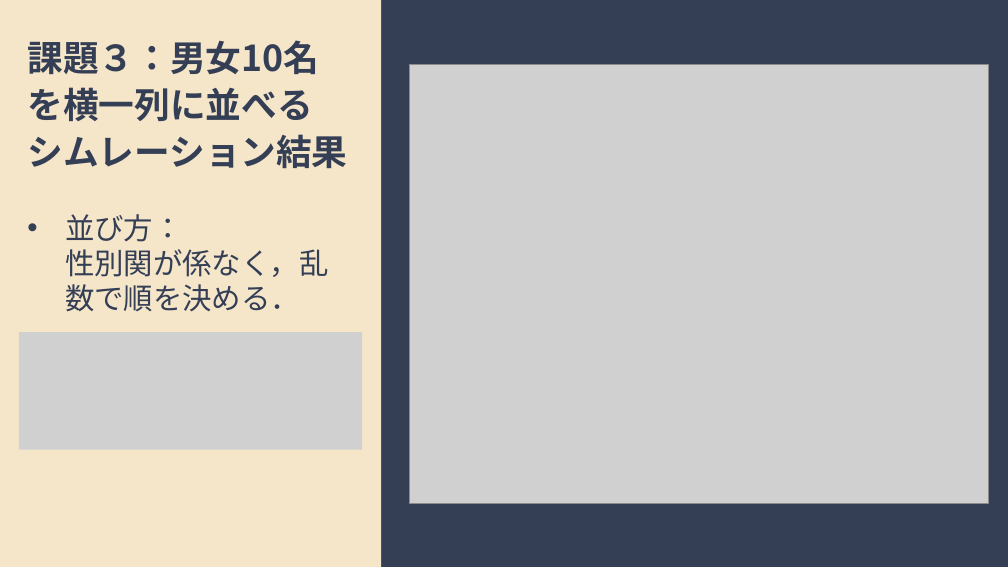
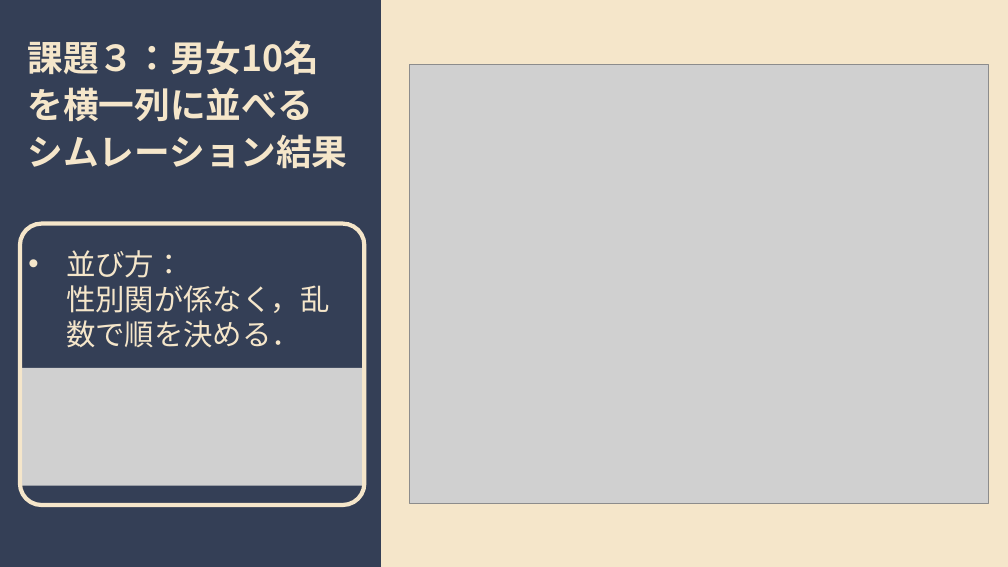
Before and after one commit to imamkhairi/jikkenII, a slide deck: slide 16 of random/presentation/presentation.pptx. Drawn at 1008x567 pixels with LibreOffice and Linux fonts; fonts in the diff are those of the drawing; grey boxes stand for pictures. Boxes give left, top, right and bottom in pixels: in the first picture for what was removed or moved away, otherwise in the second. Text is boxed around its words. In the diff, an @@ line names an element or a change of style, - is before the commit and + after.

```diff
--- a/random/presentation/presentation.pptx
+++ b/random/presentation/presentation.pptx
@@ rectangle removed at (0, 0, 381, 567) @@
@@ text "課題３：男女10名" at (28, 40, 348, 168): text colour #343F56 to #F5E6CA @@
@@ rectangle added at (381, 0, 1008, 567), fill #F5E6CA @@
@@ rounded rectangle added at (20, 224, 364, 505), outline #F5E6CA 4 pt @@
@@ text "並び方：" at (66, 250, 329, 348): text colour #343F56 to #F5E6CA @@
@@ text "並び方：": place and size @@
-text "並び方：" at (65, 214, 328, 312)
+text "並び方：" at (66, 250, 329, 348)
@@ picture: place and size @@
-picture at (19, 332, 362, 449)
+picture at (20, 368, 363, 485)
```
Also in this commit, not shown: 7 other slides changed, 13 slides added, 36 other files.
